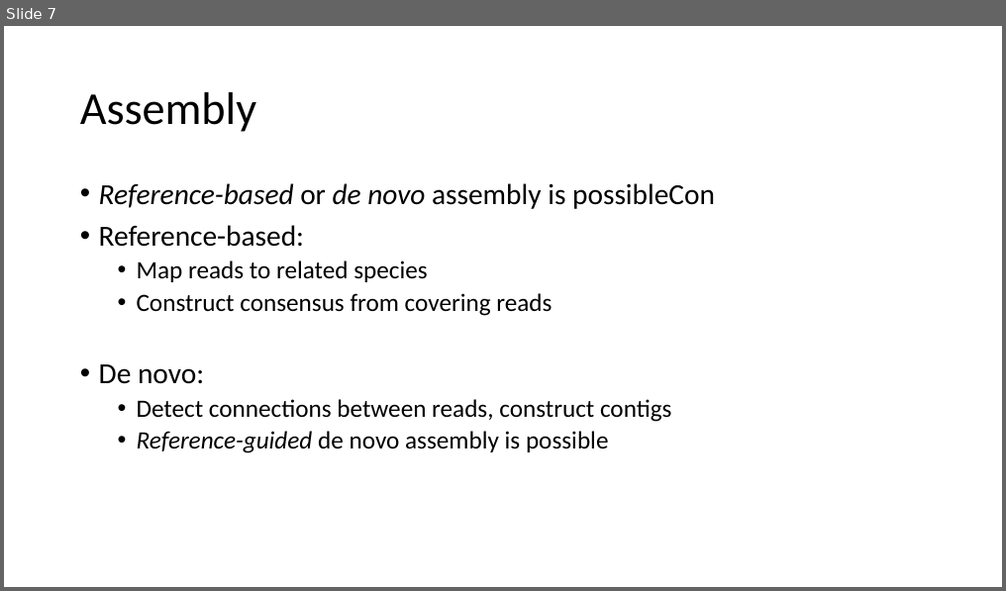
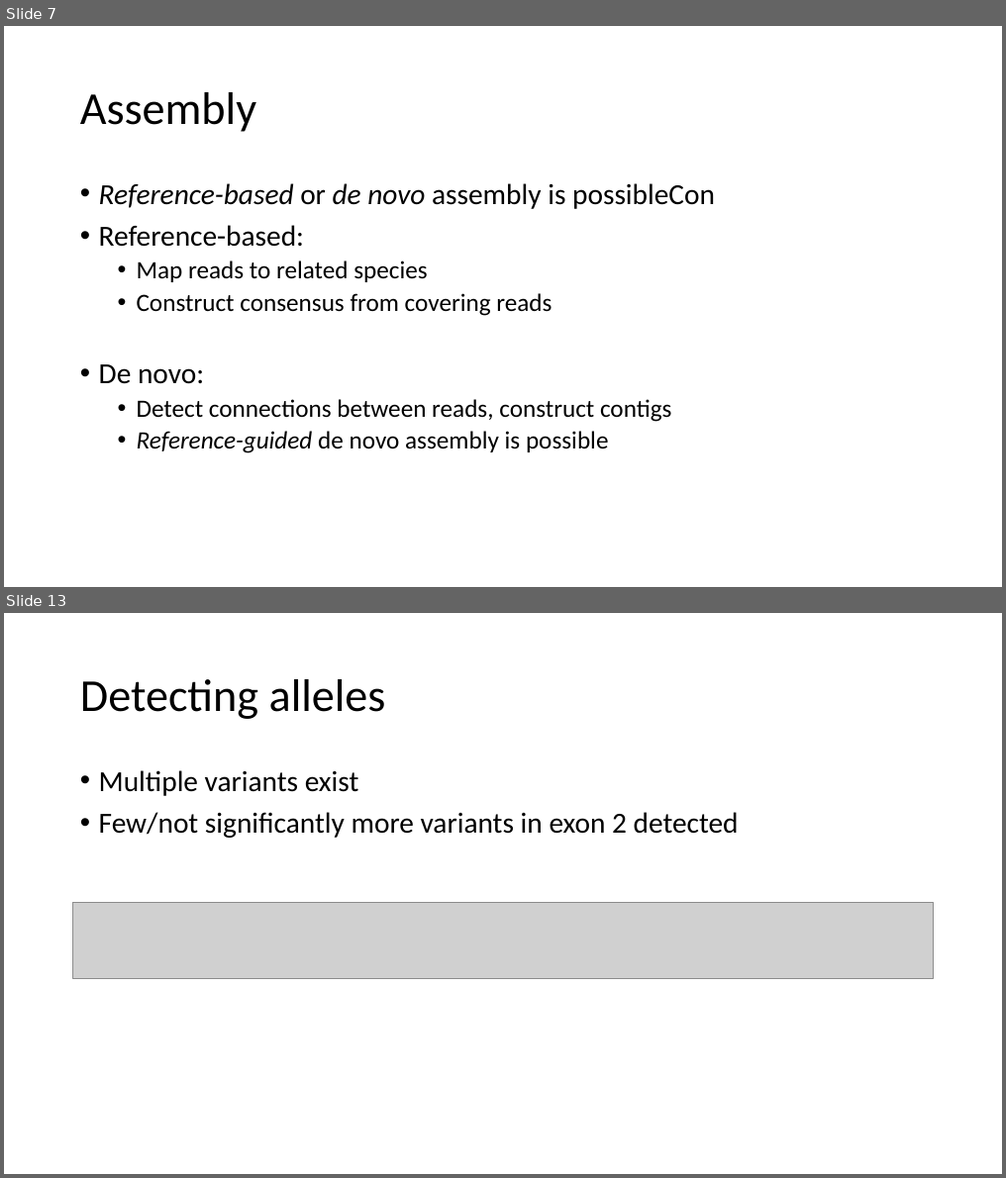
Before and after one commit to cybriden/Exercise3, a slide deck: Präsi.pptx. Shown one above the other, each under a label of ours: slide 7 before the commit, slides 7 and 13 after it; the slides between them are not shown. The pictures are 1006x591 and 1006x1178 pixels, drawn with LibreOffice and Linux fonts; fonts in the diff are those of the drawing; grey boxes stand for pictures. Boxes give left, top, right and bottom in pixels: in the first picture for what was removed or moved away, otherwise in the second. Text is boxed around its words. In the diff, an @@ line names an element or a change of style, - is before the commit and + after.

```diff
--- a/Präsi.pptx
+++ b/Präsi.pptx
@@ slide 13 added at [4,613,1002,1174], background #FFFFFF @@
@@ title added at [80,679,386,719], 44 pt, text #000000 @@
+Detecting alleles
@@ text added at [99,770,739,838], 28 pt, text #000000 @@
+• Multiple variants exist
+• Few/not significantly more variants in exon 2 detected
@@ picture added at [73,903,934,979] @@
```
Also in this commit, not shown: 2 slides changed, 9 other slides added, 2 slides removed, 7 other files.
